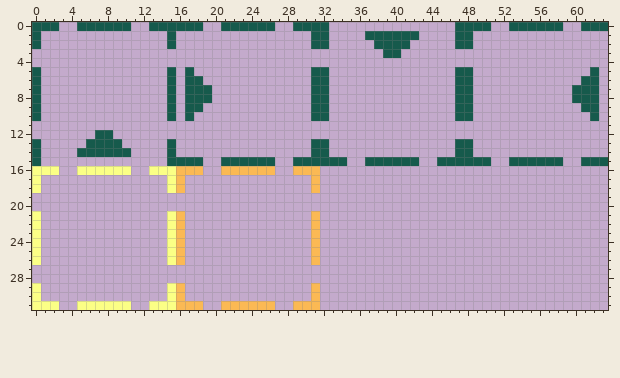
Two states of a pixel-art file, Project Games/project BitCraft/Aseprite/Interactable_Icons.aseprite. That is the earlier state.
64x32 pixels, 1 frame.
After:
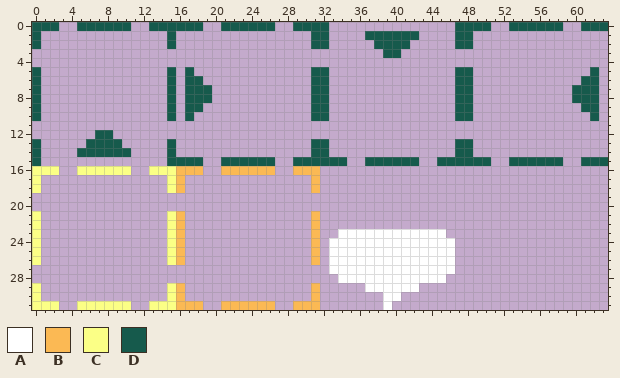
Palette (. is transparent): A #ffffff  B #fbb954  C #fbff86  D #165a4c
Difference:
Colour A now appears in row 23 at x 34 to 45; in rows 24 to 27 at x 33 to 46; in row 28 at x 34 to 45; in row 29 at x 37 to 42; in row 30 at x 39 to 40; in row 31 at x 39.
